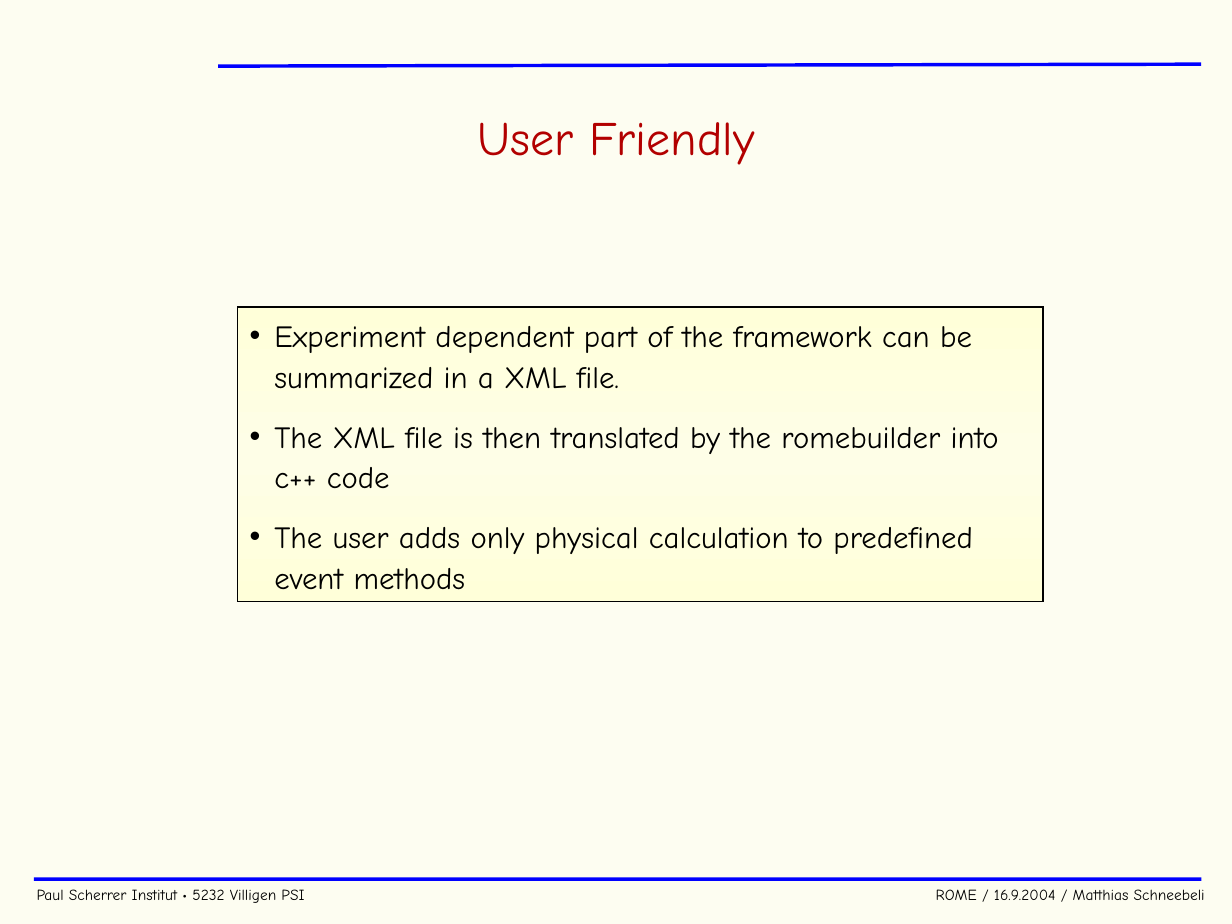
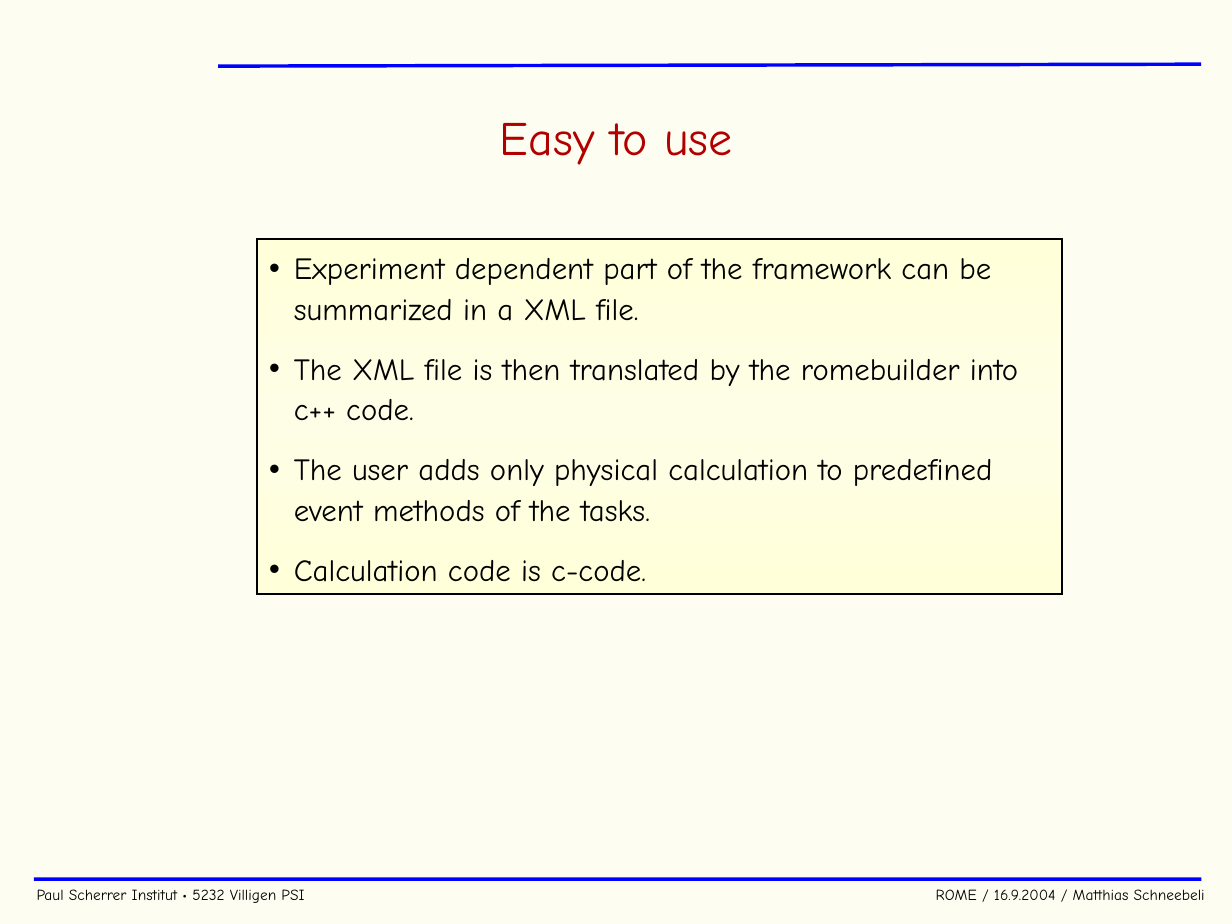
Before and after one commit to cjpl/rome, a slide deck: slide 14 of documentation/ROME.ppt. Drawn at 1232x924 pixels with LibreOffice and Linux fonts; fonts in the diff are those of the drawing; background and template pictures are left out. Boxes give left, top, right and bottom in pixels: in the first picture for what was removed or moved away, otherwise in the second. Text is boxed around its words. In the diff, an @@ line names an element or a change of style, - is before the commit and + after.

```diff
--- a/documentation/ROME.ppt
+++ b/documentation/ROME.ppt
@@ title at (500,123,732,165): text changed @@
-User Friendly
+Easy to use
@@ rectangle "Experiment dependent part of the ...": place and size @@
-rectangle "Experiment dependent part of the ..." at (238,307,1044,601)
+rectangle "Experiment dependent part of the ..." at (257,239,1063,594)
@@ text in rectangle at (294,359,1018,582): text changed @@
-• The XML file is then translated by the romebuilder into c++ code
-• The user adds only physical calculation to predefined event methods
+• The XML file is then translated by the romebuilder into c++ code.
+• The user adds only physical calculation to predefined event methods of the tasks.
+• Calculation code is c-code.
```
Also in this commit, not shown: 11 other slides changed, 1 slide added.
